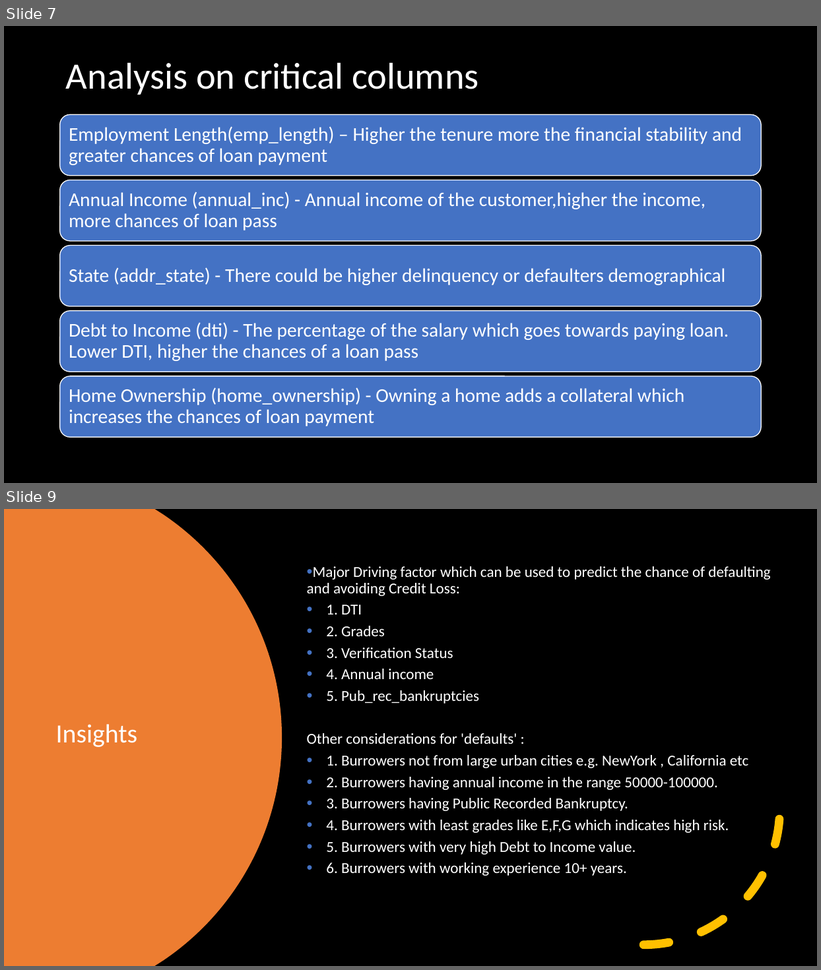
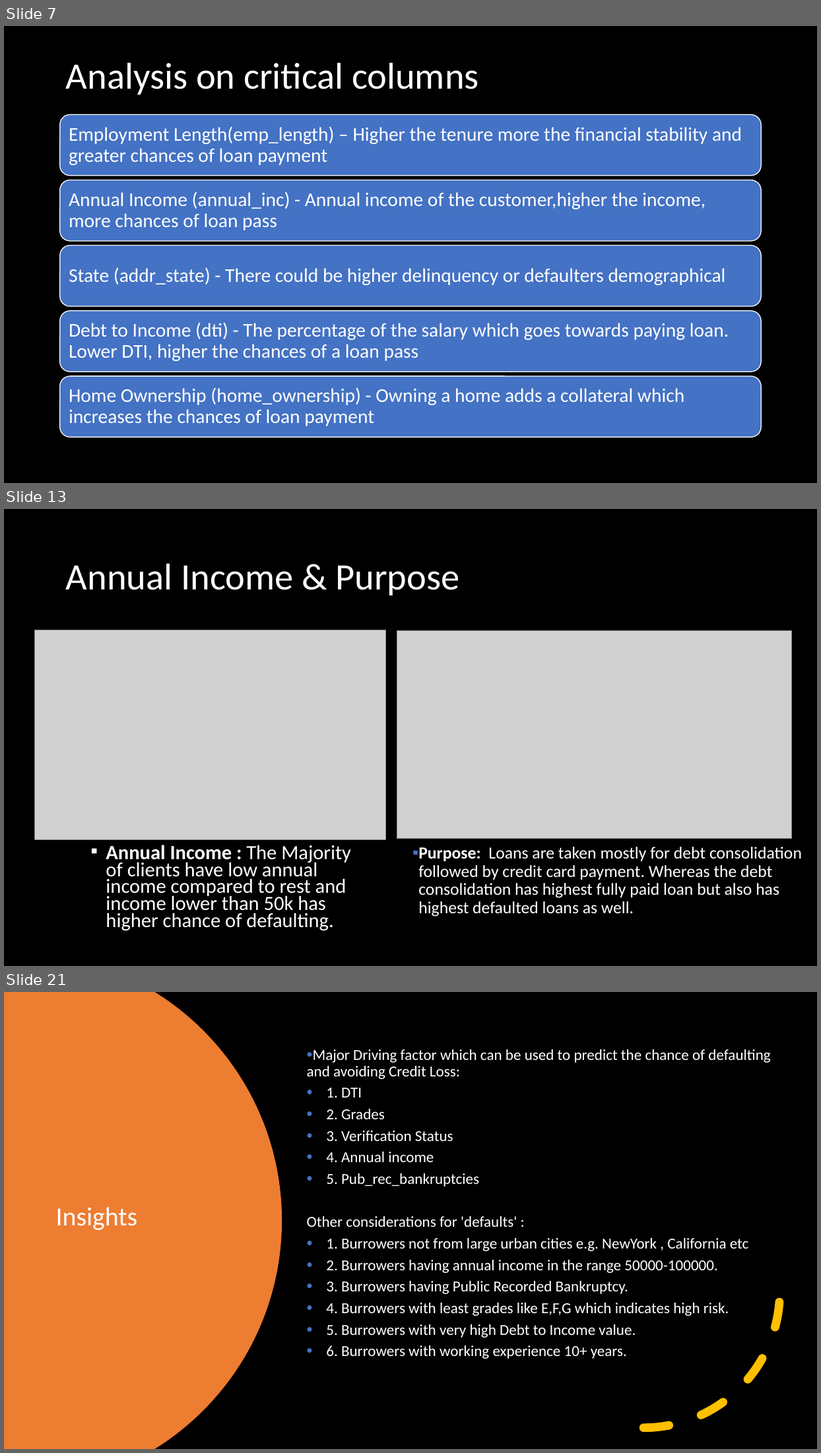
Before and after one commit to bineeshpc/case_study_01, a slide deck: UpGrad Case Study LendingClub.pptx. Shown one above the other, each under a label of ours: slides 7 and 9 before the commit, slides 7, 13 and 21 after it; the slides between them are not shown. The pictures are 821x970 and 821x1453 pixels, drawn with LibreOffice and Linux fonts; fonts in the diff are those of the drawing; grey boxes stand for pictures. Boxes give left, top, right and bottom in pixels: in the first picture for what was removed or moved away, otherwise in the second. Text is boxed around its words. In the diff, an @@ line names an element or a change of style, - is before the commit and + after.

Commit message:
Added Sample Screenshot for reference

```diff
--- a/UpGrad Case Study LendingClub.pptx
+++ b/UpGrad Case Study LendingClub.pptx
@@ slide 13 added at box(4, 509, 817, 966), background #000000 @@
@@ title added at box(66, 563, 459, 595), 44 pt, text #FFFFFF @@
+Annual Income & Purpose
@@ picture added at box(34, 630, 386, 840) @@
@@ picture added at box(397, 630, 792, 838) @@
@@ text added at box(106, 845, 351, 931), 23.8 pt, text #FFFFFF @@
+▪ Annual Income : The Majority of clients have low annual income compared to rest and income lower than 50k has higher chance of defaulting.
@@ text added at box(418, 847, 802, 917), 20 pt, text #FFFFFF @@
+▪ Purpose: Loans are taken mostly for debt consolidation followed by credit card payment. Whereas the debt consolidation has highest fully paid loan but also has highest defaulted loans as well.
@@ what was slide 9 is now slide 21 @@
```
Also in this commit, not shown: 12 other slides added, 1 slide removed.
